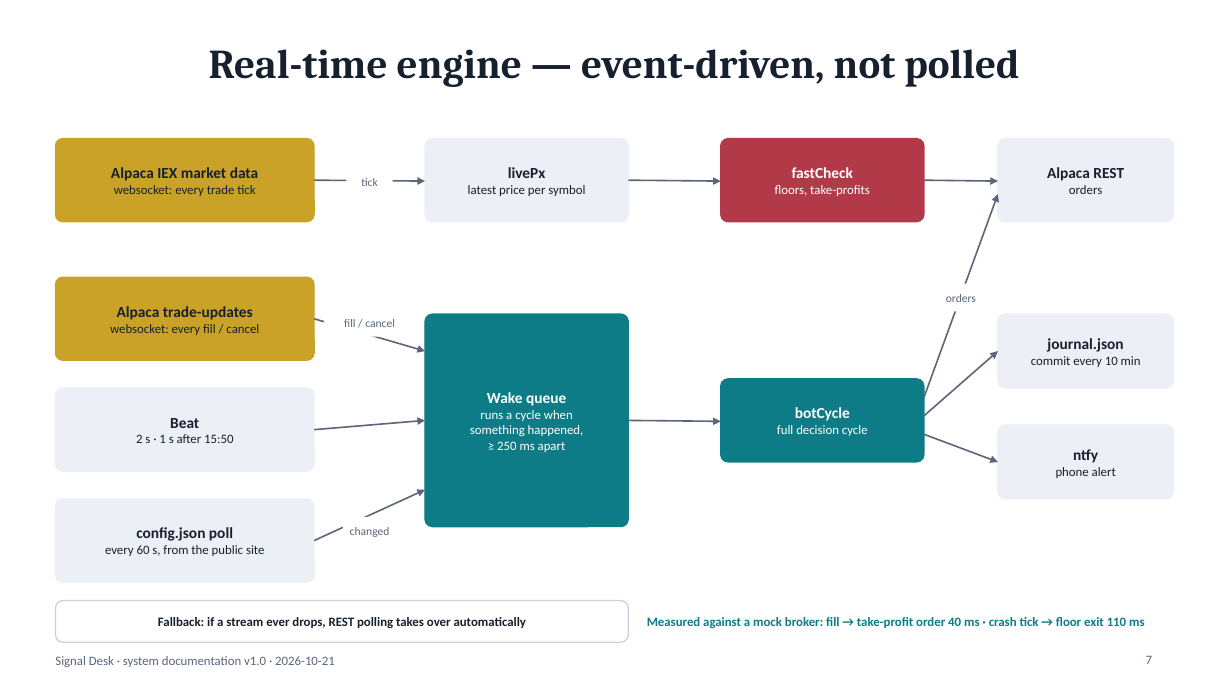
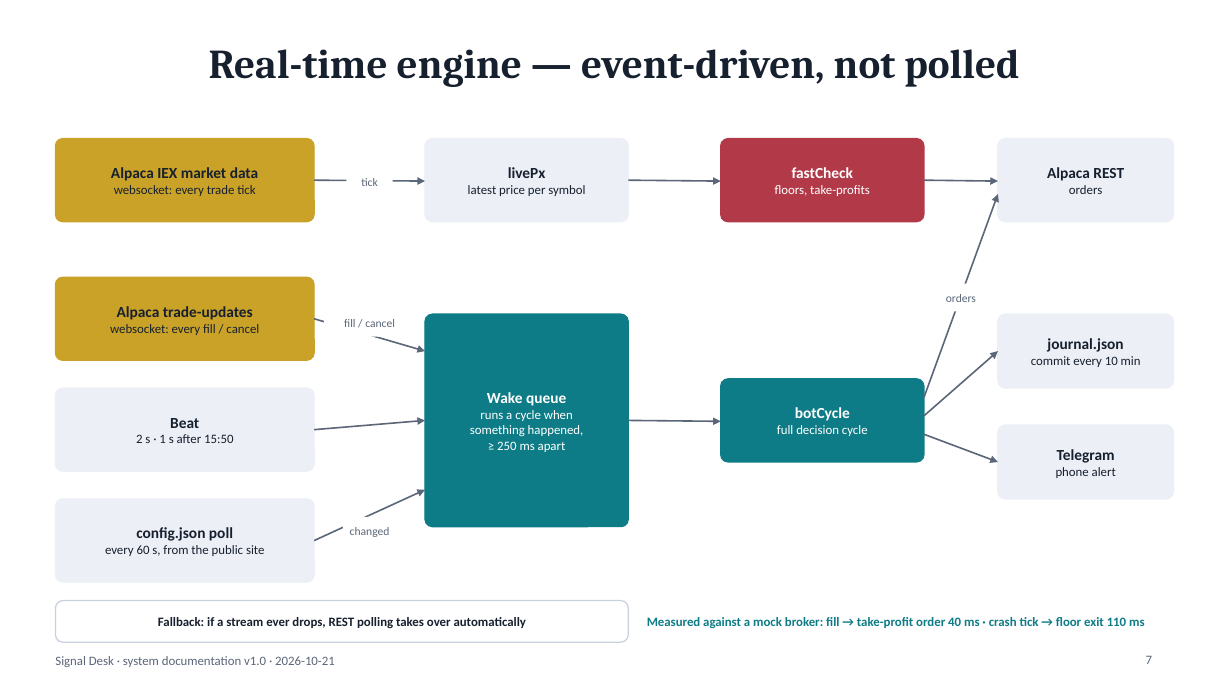
Before and after one commit to harimula/signal-desk, a slide deck: slide 7 of docs/architecture.pptx. Drawn at 1232x693 pixels with LibreOffice and Linux fonts; fonts in the diff are those of the drawing. Boxes give left, top, right and bottom in pixels: in the first picture for what was removed or moved away, otherwise in the second. Text is boxed around its words. In the diff, an @@ line names an element or a change of style, - is before the commit and + after.

```diff
--- a/docs/architecture.pptx
+++ b/docs/architecture.pptx
@@ text at (1057,449,1115,463): text changed @@
-ntfy
+Telegram
```
Also in this commit, not shown: 3 other slides changed, 15 other files.
